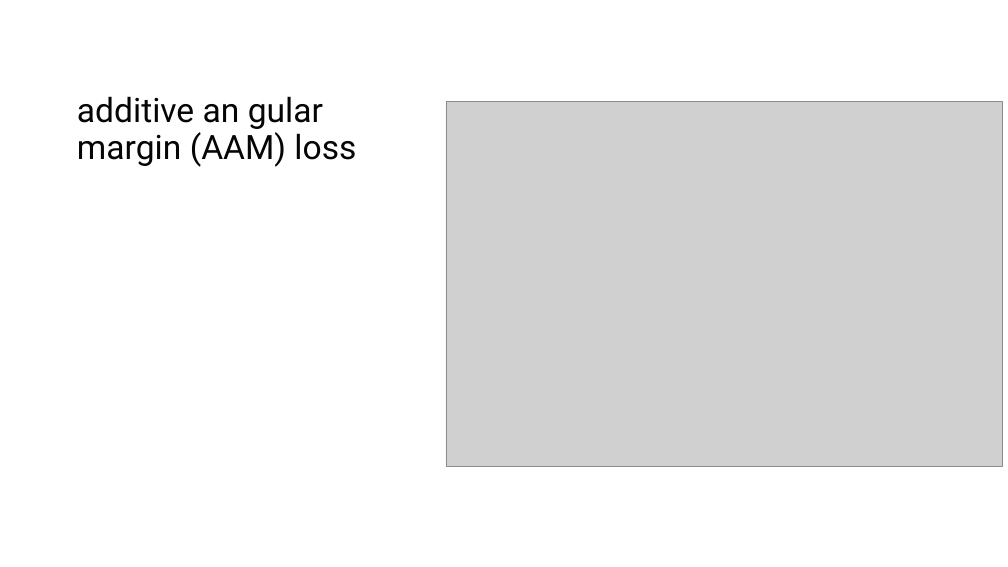
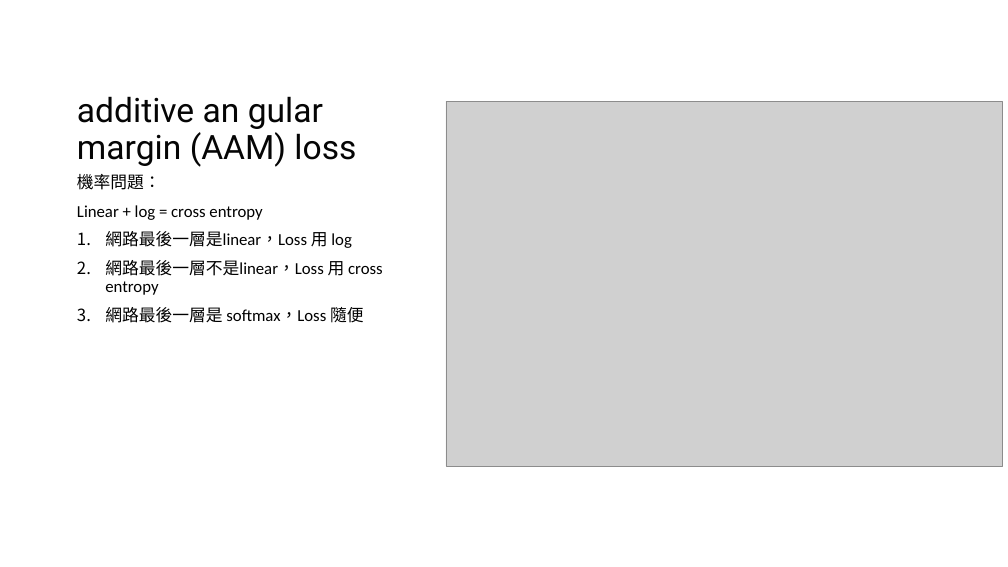
Before and after one commit to MeowOhMeow/ai-agent, a slide deck: slide 9 of PPTs/Nemo.pptx. Drawn at 1008x567 pixels with LibreOffice and Linux fonts; fonts in the diff are those of the drawing; grey boxes stand for pictures. Boxes give left, top, right and bottom in pixels: in the first picture for what was removed or moved away, otherwise in the second. Text is boxed around its words. In the diff, an @@ line names an element or a change of style, - is before the commit and + after.

```diff
--- a/PPTs/Nemo.pptx
+++ b/PPTs/Nemo.pptx
@@ text added at (77, 174, 383, 323), 16 pt, text #000000 @@
+機率問題：
+Linear + log = cross entropy
+1. 網路最後一層是linear，Loss 用 log
+2. 網路最後一層不是linear，Loss 用 cross entropy
+3. 網路最後一層是 softmax，Loss 隨便
```
Also in this commit, not shown: 3 other slides changed, 1 slide removed.
